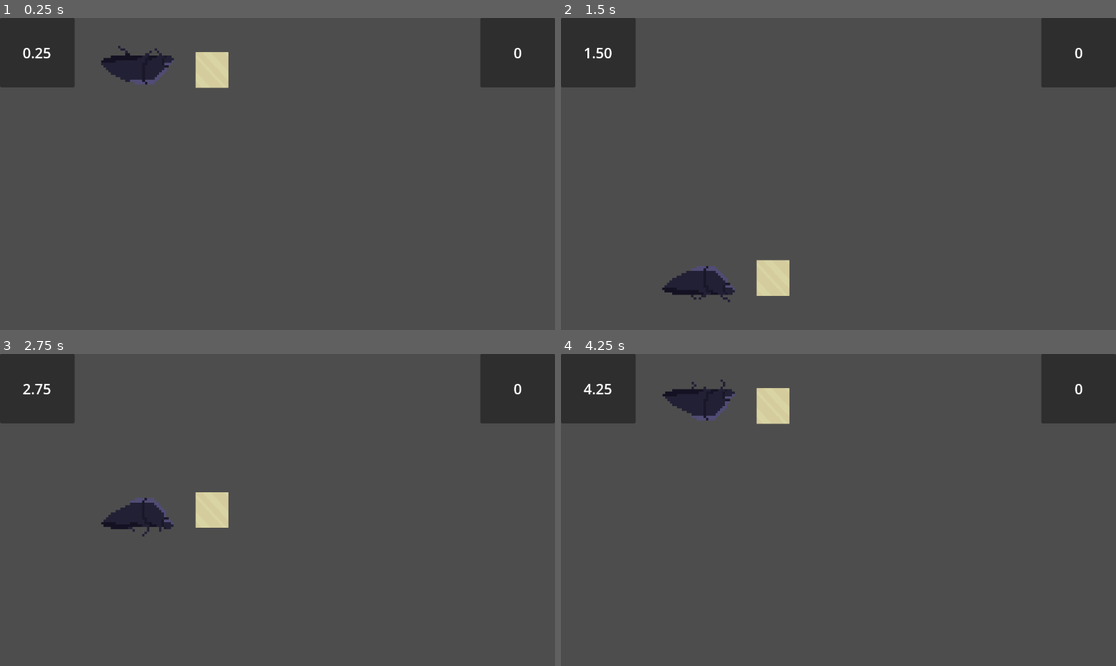
Above: before the commit, frames 1-4 (two rows, left to right).
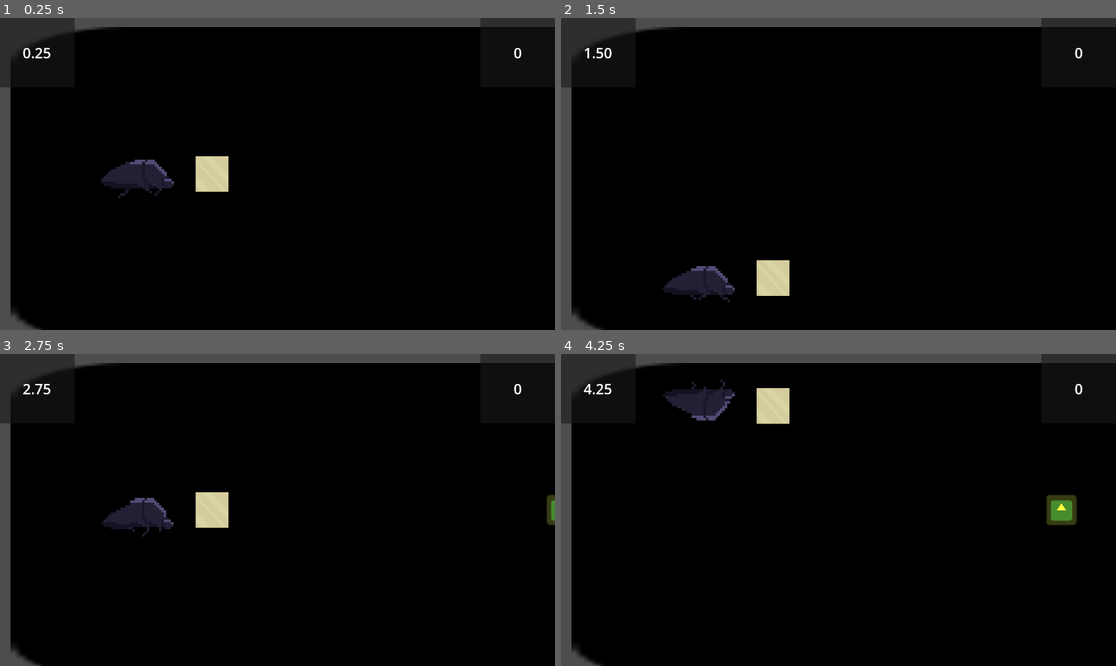
Above: after the commit, the same moments.

Repository: milnej/EscapeFromFrog
Game: Godot game, scene res://Scene/guts.tscn
The game is run twice, just before and just after one commit, with the same random seed, the same clock (stepped at 60 frames per second) and the same inputs. This scene is started directly instead of the project's main scene. The engine's default icon, where the game draws it, is replaced by a stand-in: a white triangle on a blue panel in a dark square.
Inputs:
- Up to frame 1 (0.25 s): no input
- Up to frame 2 (1.5 s): hold L (note_right) 0.53-1.28 s; tap Space (beetle_attack) at 0.6 s; tap D (beetle_bottom) at 1.35 s
- Up to frame 3 (2.75 s): hold L (note_right) from 2.03 s (still down); tap S (beetle_middle) at 2.1 s
- Up to frame 4 (4.25 s): tap A (beetle_top) at 2.85 s; release L (note_right) at 3.53 s; tap Space (beetle_attack) at 3.6 s

The runs differ from the first frame. In frame 1, 94% of the frame differs, in the area x 1-100%, y 2-100%; in frame 2, 93%; in frame 3, 93%; in frame 4, 93%.

Commit message:
Frankenstein the beetle controls and horizontal note road together.  Beetle can now collect notes using its hurtbox

Diff:
--- /dev/null
+++ b/GutsManager.gd
@@ -0,0 +1,41 @@
+extends Node
+
+@onready var score_label: Label = %ScoreLabel
+@onready var timer_label: Label = %TimerLabel
+@onready var road: Node2D = $"../Road"
+@onready var camera_2d: Camera2D = $"../Camera2D"
+@onready var beetle: Node2D = $"../Beetle"
+
+var _run_time := 0.0
+var _score := 0
+
+func _ready() -> void:
+	var cam_center = camera_2d.get_screen_center_position()
+	var horizontal_position = cam_center.x - get_viewport().size.x/4
+	var vertical_position_increments = get_viewport().size.y/3
+	GlobalVars.vertical_position_increments = vertical_position_increments
+	GlobalVars.top_beetle_pos = Vector2(horizontal_position, cam_center.y - vertical_position_increments)
+	GlobalVars.middle_beetle_pos = Vector2(horizontal_position, cam_center.y)
+	GlobalVars.bottom_beetle_pos = Vector2(horizontal_position, cam_center.y + vertical_position_increments)
+	var beetle_hurtbox_offset := beetle.find_child("HurtBoxCollider").global_position - beetle.global_position as Vector2
+	var middle_beetle_hurtbox_desired_position = GlobalVars.middle_beetle_pos + beetle_hurtbox_offset
+	var middle_note_picker_position := road.find_child("NotePickerMiddle").global_position as Vector2
+	var reposition_vector = middle_beetle_hurtbox_desired_position - middle_note_picker_position
+	road.global_position += reposition_vector
+	for child in road.get_children():
+		if child is Note_Picker:
+			child.process_mode = Node.PROCESS_MODE_DISABLED
+			child.visible = false
+	SignalBus.connect("note_collected", _add_score)
+
+func _process(delta: float) -> void:
+	_run_time += delta
+
+	timer_label.text = "%.2f" % _run_time
+	score_label.text = str(_score)
+
+func _add_score(points: int) -> void:
+	_score += points
+
+func _update_leaderboard():
+	pass
--- a/Scene/Beetle.gd
+++ b/Scene/Beetle.gd
@@ -8,30 +8,40 @@
 const max_attack_length := 0.25 # How long an attack can be held down before resetting
 
 enum ROW  {TOP, MIDDLE, BOTTOM}
-var row := ROW.TOP
+var row := ROW.MIDDLE
 
 @onready var camera_2d = $"../Camera2D"
+@onready var guts_manager: Node = $"../GutsManager"
+@onready var beetle_note_picker: Node2D = $BeetleNotePicker
 
 # Called when the node enters the scene tree for the first time.
 func _ready():
-	var cam_center = camera_2d.get_screen_center_position()
-	var horizontal_position = cam_center.x - get_viewport().size.x/4
-	var vertical_position_increments = get_viewport().size.y/3
-	top_position = Vector2(horizontal_position, cam_center.y - vertical_position_increments)
-	middle_position = Vector2(horizontal_position, cam_center.y)
-	bottom_position = Vector2(horizontal_position, cam_center.y + vertical_position_increments)
+	if (!guts_manager.is_node_ready()):
+		await guts_manager.ready
+	top_position = GlobalVars.top_beetle_pos
+	middle_position = GlobalVars.middle_beetle_pos
+	bottom_position = GlobalVars.bottom_beetle_pos
+	_set_sprite()
 
+func _set_sprite():
+	if (is_attacking):
+		beetle_note_picker.scale = Vector2(0.8, 0.8)
+	else:
+		beetle_note_picker.scale = Vector2(1.0, 1.0)
+	match row:
+		ROW.TOP:
+			position = top_position
+			$AnimatedSprite2D.flip_v = true
+		ROW.MIDDLE:
+			position = middle_position
+			$AnimatedSprite2D.flip_v = false
+		ROW.BOTTOM:
+			position = bottom_position
+			$AnimatedSprite2D.flip_v = false
+		_:
+			pass
 
-
-# Called every frame. 'delta' is the elapsed time since the previous frame.
-func _process(delta):
-	if (curr_attack_length > max_attack_length):
-		is_attacking = false
-	if (is_attacking):
-		curr_attack_length += delta
-		$HurtBox.scale = Vector2(0.8, 0.8)
-	else:
-		$HurtBox.scale = Vector2(1.0, 1.0)
+func _process_input():
 	if Input.is_action_just_pressed("beetle_top"):
 		row = ROW.TOP
 	elif Input.is_action_just_pressed("beetle_middle"):
@@ -44,15 +54,16 @@
 	elif Input.is_action_just_released("beetle_attack"):
 		is_attacking = false
 
-	match row:
-		ROW.TOP:
-			position = top_position
-			$AnimatedSprite2D.flip_v = true
-		ROW.MIDDLE:
-			position = middle_position
-			$AnimatedSprite2D.flip_v = false
-		ROW.BOTTOM:
-			position = bottom_position
-			$AnimatedSprite2D.flip_v = false
-		_:
-			pass
+# Called every frame. 'delta' is the elapsed time since the previous frame.
+func _process(delta):
+	_process_input()
+	if (is_attacking):
+		curr_attack_length += delta
+		beetle_note_picker.is_pressed = true
+		beetle_note_picker.is_collecting = true
+	else:
+		beetle_note_picker.is_pressed = false
+		beetle_note_picker.is_collecting = false
+	if (curr_attack_length > max_attack_length):
+		is_attacking = false
+	_set_sprite()
--- /dev/null
+++ b/Scene/BeetleNotePicker.gd
@@ -0,0 +1,4 @@
+extends "res://Scripts/note_picker.gd"
+
+func _input(event):
+	pass
--- a/Scene/guts.tscn
+++ b/Scene/guts.tscn
@@ -1,10 +1,12 @@
-[gd_scene load_steps=16 format=3 uid="uid://dm4fl00uijsbt"]
+[gd_scene load_steps=18 format=3 uid="uid://dm4fl00uijsbt"]
 
-[ext_resource type="Script" path="res://Manager.gd" id="1_muoqn"]
+[ext_resource type="PackedScene" uid="uid://bgttcuwen5s12" path="res://guts_manager.tscn" id="1_hg52k"]
+[ext_resource type="PackedScene" uid="uid://be3odupd3c40n" path="res://road.tscn" id="2_b2kmn"]
 [ext_resource type="Texture2D" uid="uid://c2agobqvkvly2" path="res://Resources/Sprites/Blue.png" id="2_m43vk"]
 [ext_resource type="Script" path="res://Scene/Beetle.gd" id="2_vfcls"]
 [ext_resource type="Texture2D" uid="uid://0awxgmypcl67" path="res://Resources/Sprites/beetle_run.png" id="3_rg1yr"]
 [ext_resource type="Texture2D" uid="uid://bro6wr6ndejh7" path="res://Resources/Background/Yellow.png" id="4_cygtt"]
+[ext_resource type="Script" path="res://Scene/BeetleNotePicker.gd" id="6_rirdj"]
 
 [sub_resource type="AtlasTexture" id="AtlasTexture_8vcnx"]
 atlas = ExtResource("3_rg1yr")
@@ -75,9 +77,8 @@
 
 [node name="Guts" type="Node2D"]
 
-[node name="Manager" type="Node" parent="."]
-script = ExtResource("1_muoqn")
-metadata/Manager = false
+[node name="GutsManager" parent="." instance=ExtResource("1_hg52k")]
+unique_name_in_owner = true
 
 [node name="UI" type="CanvasLayer" parent="."]
 
@@ -124,13 +125,15 @@
 [node name="Camera2D" type="Camera2D" parent="."]
 scale = Vector2(1.54995, 3.13191)
 
+[node name="Road" parent="." instance=ExtResource("2_b2kmn")]
+position = Vector2(249, -103)
+
 [node name="Beetle" type="Node2D" parent="."]
 scale = Vector2(5, 5)
 script = ExtResource("2_vfcls")
 
 [node name="AnimatedSprite2D" type="AnimatedSprite2D" parent="Beetle"]
 texture_filter = 1
-scale = Vector2(1, 1)
 sprite_frames = SubResource("SpriteFrames_3wpxy")
 animation = &"running"
 autoplay = "running"
@@ -143,17 +146,20 @@
 
 [node name="HitBox" type="Area2D" parent="Beetle"]
 
-[node name="CollisionShape2D" type="CollisionShape2D" parent="Beetle/HitBox"]
+[node name="HitBoxCollider" type="CollisionShape2D" parent="Beetle/HitBox"]
 position = Vector2(0, 1)
 shape = SubResource("RectangleShape2D_bx3a4")
 
-[node name="HurtBox" type="Area2D" parent="Beetle"]
+[node name="BeetleNotePicker" type="Node2D" parent="Beetle"]
+position = Vector2(30.4, 0)
+script = ExtResource("6_rirdj")
 
-[node name="CollisionShape2D" type="CollisionShape2D" parent="Beetle/HurtBox"]
-position = Vector2(30.4, 0)
+[node name="HurtBox" type="Area2D" parent="Beetle/BeetleNotePicker"]
+
+[node name="HurtBoxCollider" type="CollisionShape2D" parent="Beetle/BeetleNotePicker/HurtBox"]
 shape = SubResource("CircleShape2D_fape4")
 
-[node name="Sprite2D" type="Sprite2D" parent="Beetle/HurtBox/CollisionShape2D"]
+[node name="Sprite2D" type="Sprite2D" parent="Beetle/BeetleNotePicker/HurtBox/HurtBoxCollider"]
 texture_filter = 1
 position = Vector2(3.09944e-06, 0)
 scale = Vector2(0.2125, 0.23125)
--- a/Scripts/note.gd
+++ b/Scripts/note.gd
@@ -6,11 +6,14 @@
 var is_colliding: bool = false
 var is_collected: bool = false
 var note_picker: Note_Picker
-
-const LANE_DISTANCE: int = 185
+@onready var guts_manager: Node = $GutsManager
+var LANE_DISTANCE: int = 185
 
 # Called when the node enters the scene tree for the first time.
 func _ready():
+	if (guts_manager != null and !guts_manager.is_node_ready()):
+		await guts_manager.ready
+	LANE_DISTANCE = GlobalVars.vertical_position_increments
 	set_note_position()
 
 
@@ -28,7 +31,6 @@
 			x = 0
 		2: # Right
 			x = 1
-
 	self.position = Vector2(note_position, x * LANE_DISTANCE)
 
 func collect():
@@ -37,10 +39,11 @@
 			if note_picker.is_collecting:
 				is_collected = true
 				note_picker.is_collecting = false
-				hide()
 				SignalBus.note_collected.emit(1)
+				queue_free()
 
 func _on_area_2d_area_entered(area):
+	print(area.get_parent() is Note_Picker)
 	if area.get_parent() is Note_Picker:
 		is_colliding = true;
 		note_picker = area.get_parent()
--- /dev/null
+++ b/global_vars.gd
@@ -0,0 +1,6 @@
+extends Node
+
+var vertical_position_increments := 185
+var top_beetle_pos : Vector2
+var middle_beetle_pos : Vector2
+var bottom_beetle_pos : Vector2
--- /dev/null
+++ b/guts_manager.tscn
@@ -0,0 +1,7 @@
+[gd_scene load_steps=2 format=3 uid="uid://bgttcuwen5s12"]
+
+[ext_resource type="Script" path="res://GutsManager.gd" id="1_etpkb"]
+
+[node name="GutsManager" type="Node"]
+script = ExtResource("1_etpkb")
+metadata/Manager = false
--- a/project.godot
+++ b/project.godot
@@ -19,6 +19,7 @@
 
 SignalBus="*res://signal_bus.gd"
 Leaderboard="*res://Scripts/leaderboard.gd"
+GlobalVars="*res://global_vars.gd"
 
 [input]
 
--- a/road.tscn
+++ b/road.tscn
@@ -27,7 +27,7 @@
 modulate = Color(0.121569, 0.494118, 0.501961, 1)
 
 [node name="NotePickerRight" parent="." instance=ExtResource("2_01g0b")]
-position = Vector2(-96, 472)
+position = Vector2(-97, 479)
 scale = Vector2(1.00296, 1.02475)
 note_number = 2
 metadata/_edit_group_ = true
